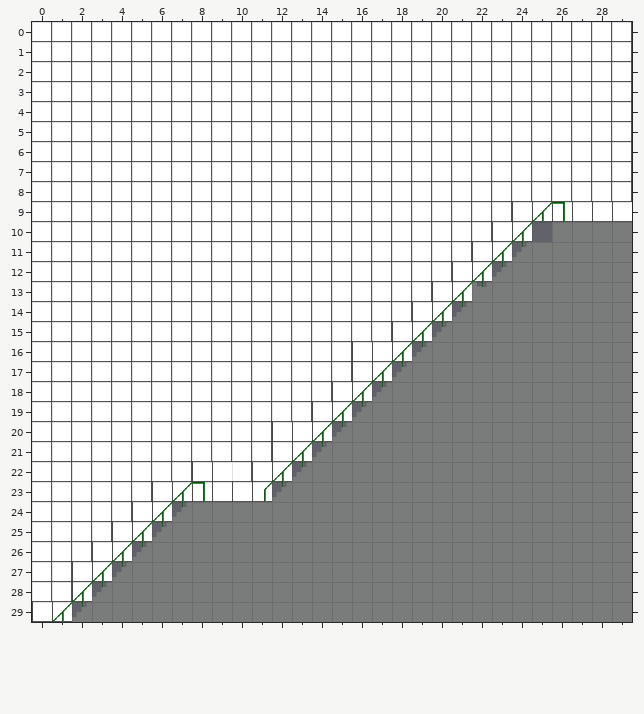
Tiled map (JSON), stored at assets/maps/race.json. This is how it looked before the edit.
Cells are 32x32 px. Shown: x 0..29, y 0..29.
Once edited:
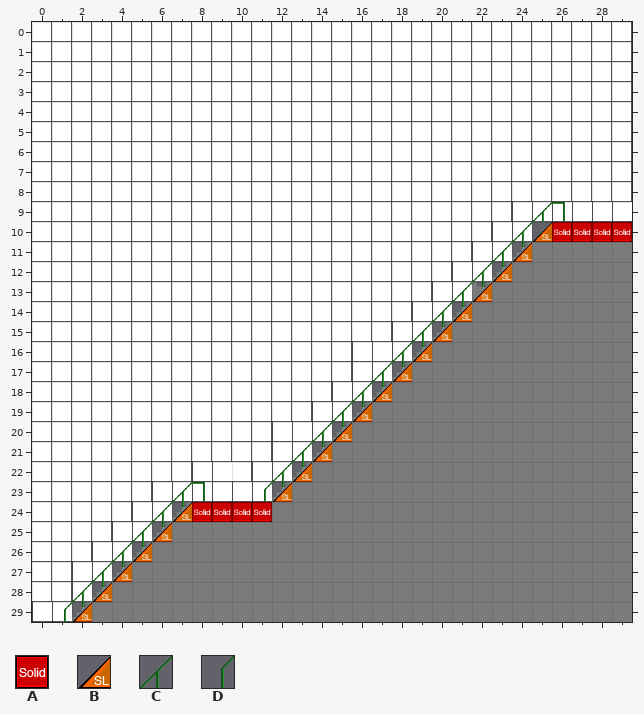
Key: from "metatiles32x32": A 0, B 2; from "stairs": C 10, D 13.
_ is an empty cell.
Tiles replaced or removed in this view: C.
Author's note on the commit: added in tiled map loading.
The edit:
Changed rows in their new state; . is an unchanged cell.
Layer "stairs":
first column x 1:
29 D
Layer "collision":
first column x 2:
10 .......................BAAAA
11 ......................B.....
12 .....................B......
13 ....................B.......
14 ...................B........
15 ..................B.........
16 .................B..........
17 ................B...........
18 ...............B............
19 ..............B.............
20 .............B..............
21 ............B...............
22 ...........B................
23 ..........B.................
24 .....BAAAA..................
25 ....B.......................
26 ...B........................
27 ..B.........................
28 .B..........................
29 B...........................
Boxes around the changes in both pictures, in picture pixels (x1, y1, x2, y2):
changed: (52, 222, 632, 622)
